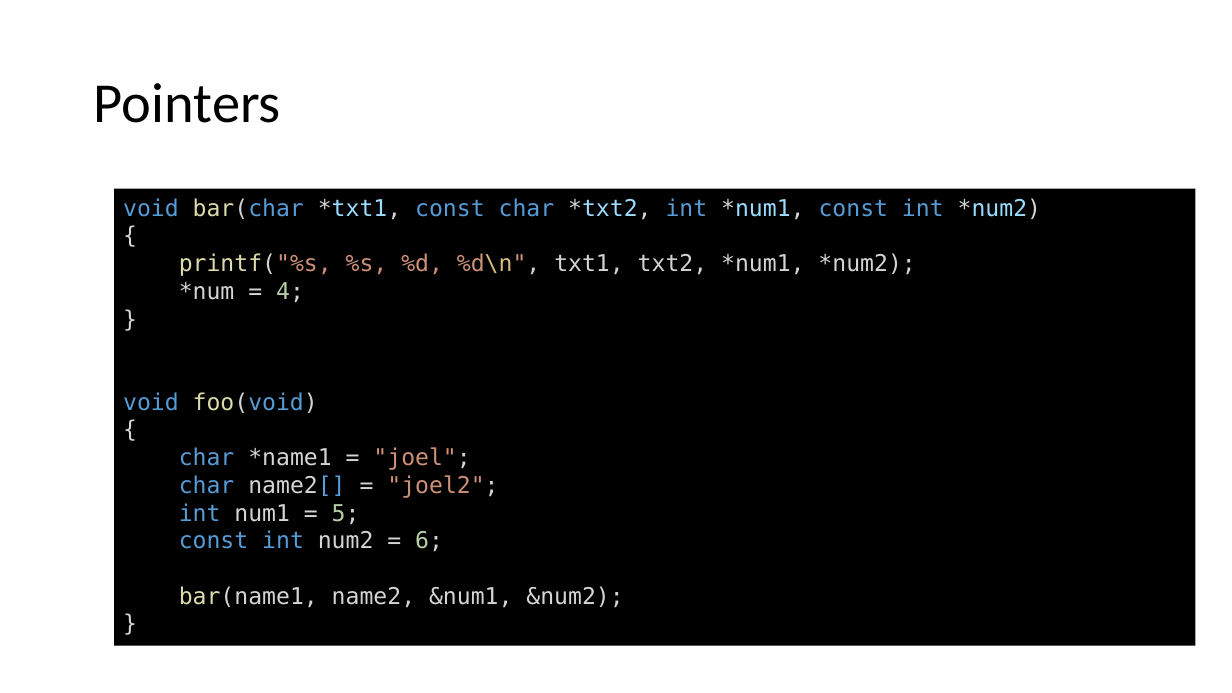
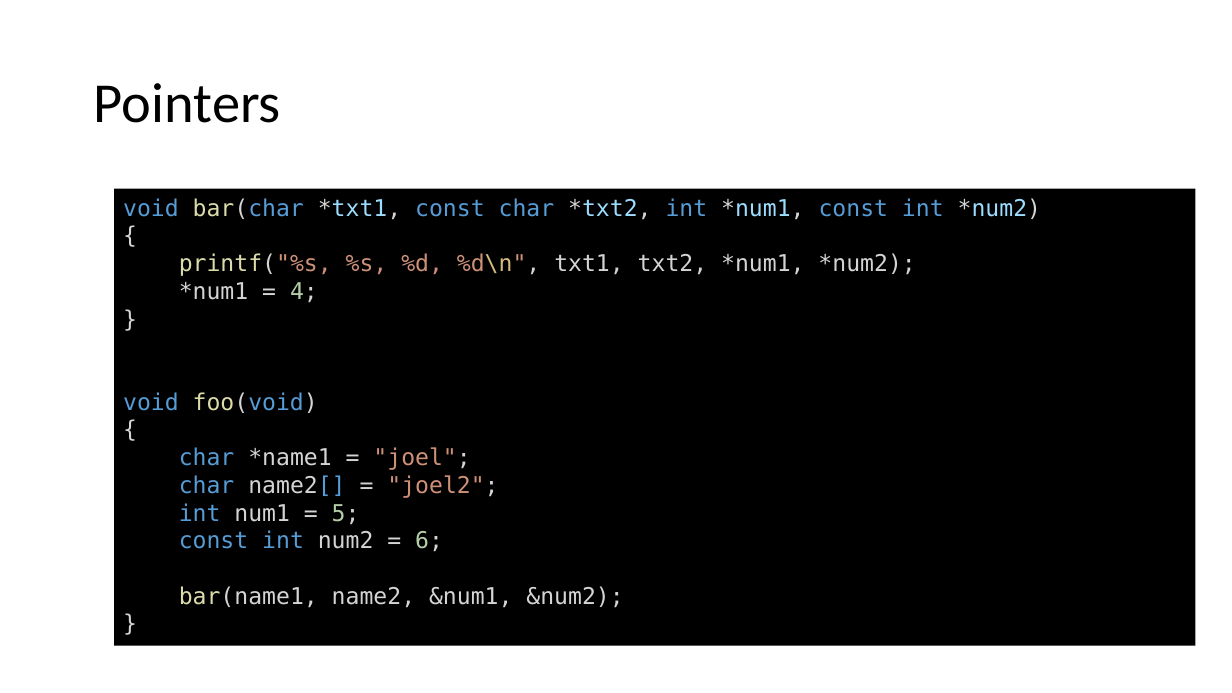
Before and after one commit to joelbygger/c_talk, a slide deck: slide 18 of presentation.pptx. Drawn at 1232x693 pixels with LibreOffice and Linux fonts; fonts in the diff are those of the drawing. Boxes give left, top, right and bottom in pixels: in the first picture for what was removed or moved away, otherwise in the second. Text is boxed around its words. In the diff, an @@ line names an element or a change of style, - is before the commit and + after.

```diff
--- a/presentation.pptx
+++ b/presentation.pptx
@@ text in rectangle at box(179, 282, 318, 303): text changed @@
-*num = 4;
+*num1 = 4;
```
Also in this commit, not shown: 5 other slides changed, 3 slides added, 5 other files.
